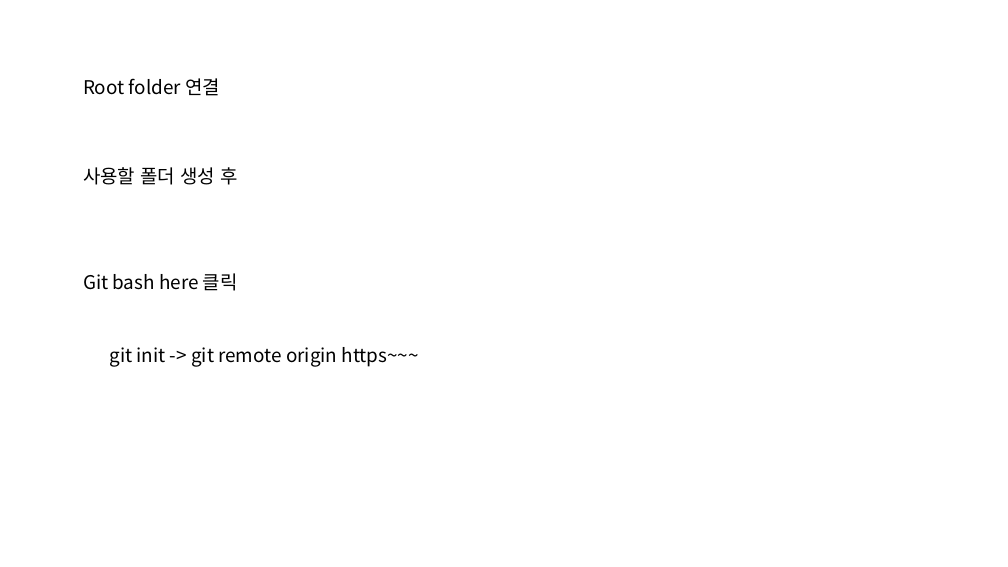
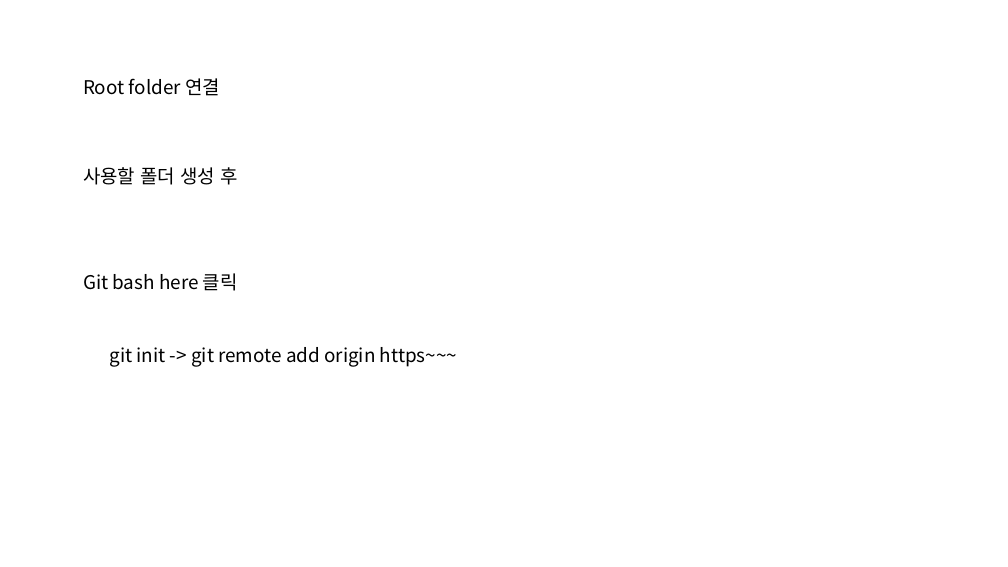
Before and after one commit to tjddms622/c_diary, a slide deck: slide 3 of git hub ori.pptx. Drawn at 1008x567 pixels with LibreOffice and Linux fonts; fonts in the diff are those of the drawing. Boxes give left, top, right and bottom in pixels: in the first picture for what was removed or moved away, otherwise in the second. Text is boxed around its words. In the diff, an @@ line names an element or a change of style, - is before the commit and + after.

```diff
--- a/git hub ori.pptx
+++ b/git hub ori.pptx
@@ text at [109,347,457,367]: text changed @@
-git init -> git remote origin https~~~
+git init -> git remote add origin https~~~
```
Also in this commit, not shown: 1 other slide changed, 1 slide added.
